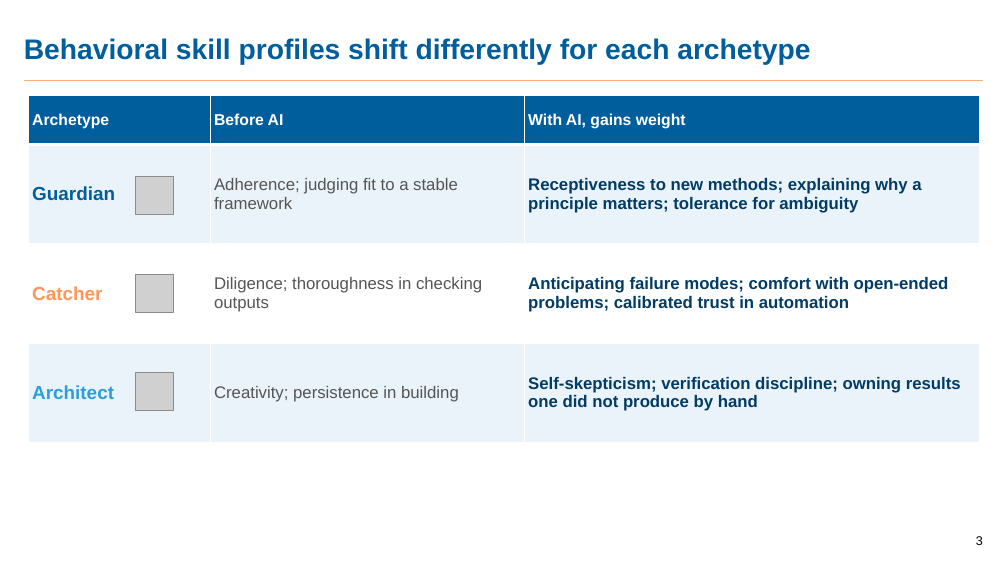
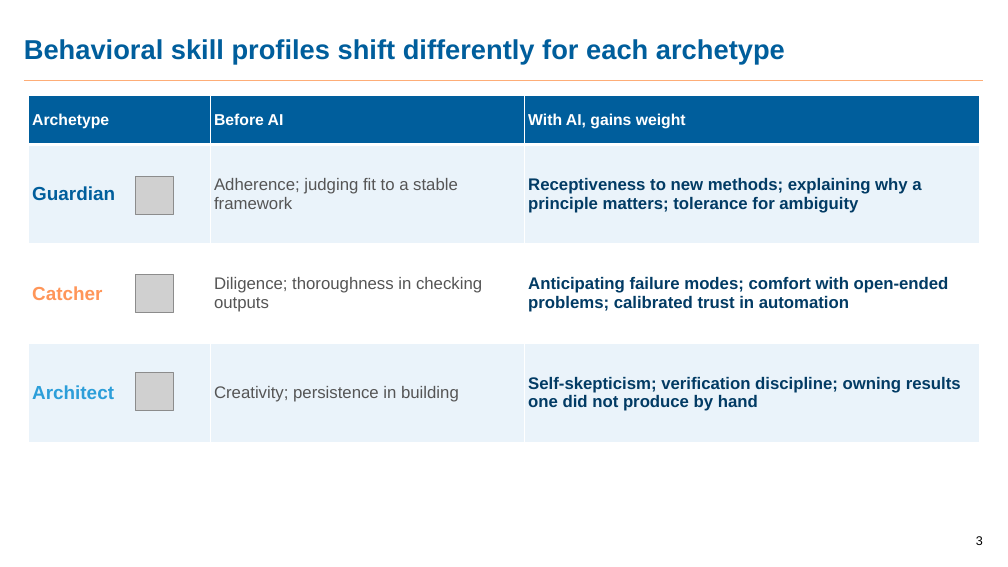
Before and after one commit to dbetebenner/AIME_2026_Panel_Presentation, a slide deck: slide 3 of Assets/Frank_Rijmen/Rijmen_AIME2026_provocation_Cambium.pptx. Drawn at 1008x567 pixels with LibreOffice and Linux fonts; fonts in the diff are those of the drawing; grey boxes stand for pictures. Boxes give left, top, right and bottom in pixels: in the first picture for what was removed or moved away, otherwise in the second. Text is boxed around its words. In the diff, an @@ line names an element or a change of style, - is before the commit and + after.

```diff
--- a/Assets/Frank_Rijmen/Rijmen_AIME2026_provocation_Cambium.pptx
+++ b/Assets/Frank_Rijmen/Rijmen_AIME2026_provocation_Cambium.pptx
@@ title "Behavioral skill profiles shift differently ..." at box(24, 39, 785, 64): size 26.9 to 26 pt @@
```
Also in this commit, not shown: 2 other slides changed, 3 other files.
